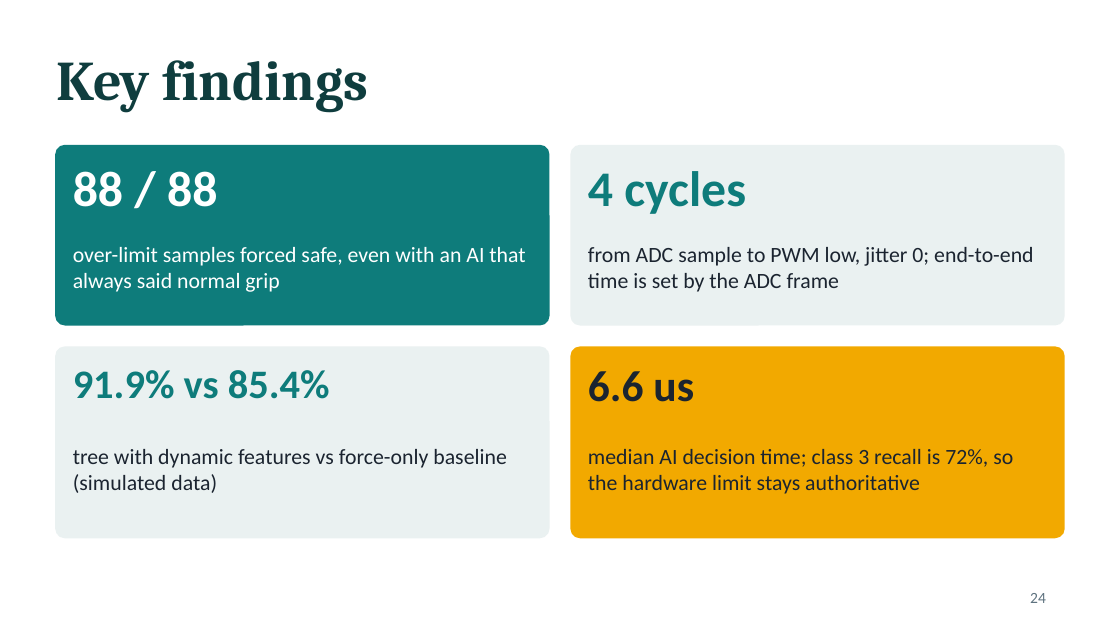
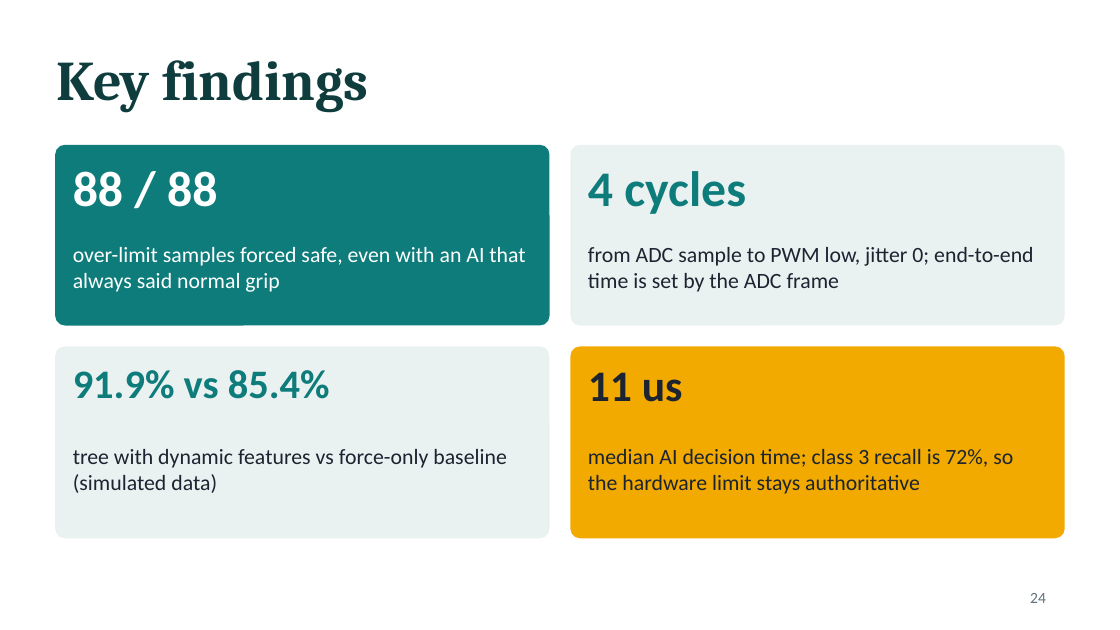
Before and after one commit to sanjiv283/tactile-reflex-system, a slide deck: slide 24 of docs/tactile_reflex_system.pptx. Drawn at 1120x630 pixels with LibreOffice and Linux fonts; fonts in the diff are those of the drawing. Boxes give left, top, right and bottom in pixels: in the first picture for what was removed or moved away, otherwise in the second. Text is boxed around its words. In the diff, an @@ line names an element or a change of style, - is before the commit and + after.

```diff
--- a/docs/tactile_reflex_system.pptx
+++ b/docs/tactile_reflex_system.pptx
@@ text at (x1=588, y1=372, x2=683, y2=402): text changed @@
-6.6 us
+11 us
```
Also in this commit, not shown: 2 other slides changed, 2 other files.
